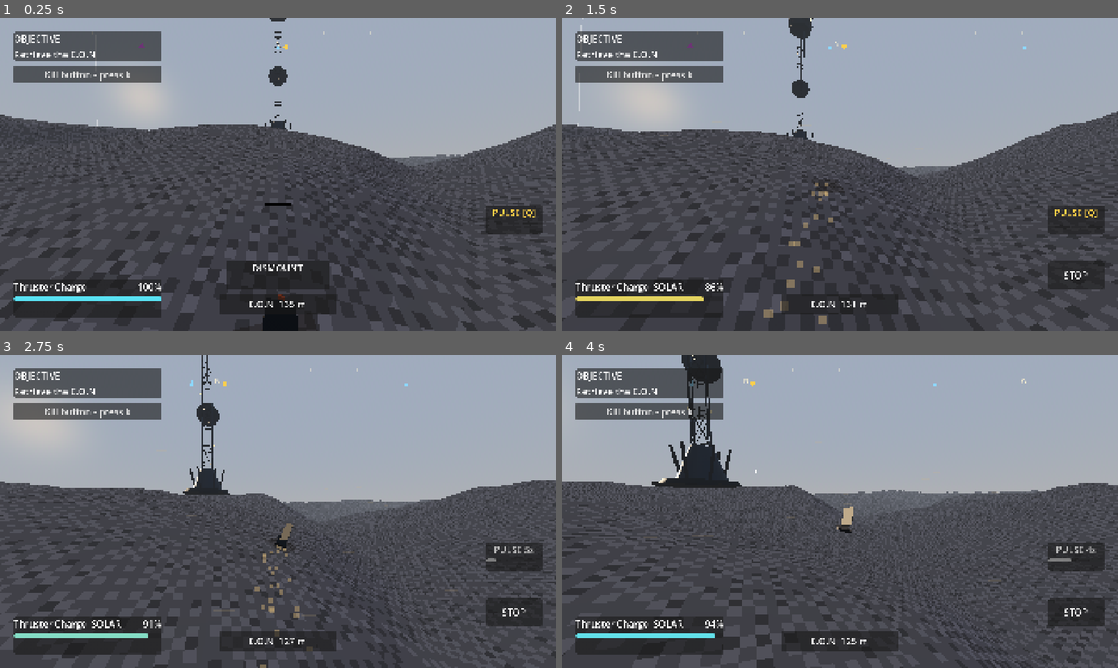
Above: before the commit, frames 1-4 (two rows, left to right).
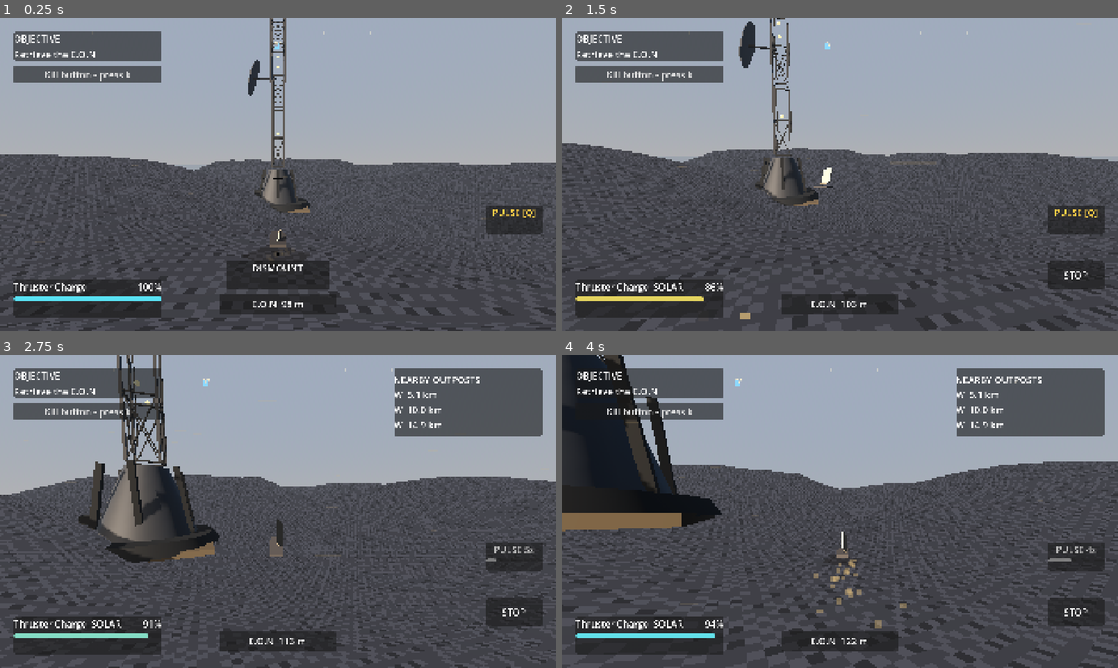
Above: after the commit, the same moments.

Repository: oleskulbru-commits/energy-glider
Game: Godot game, scene res://scenes/main.tscn
Two runs of this game, one before a commit and one after it. Both use one fixed random seed, a clock stepped at 60 frames per second and the inputs below.
Inputs (mouse positions are in pixels of both pictures, inside the frame that each line leads up to):
- Up to frame 1 (0.25 s): no input
- Up to frame 2 (1.5 s): move the mouse to (867, 174) at 0.52 s; hold Shift (boost) 0.53-1.28 s; hold W (move_forward) from 0.53 s (still down); click (867, 174) at 0.67 s; tap Space (jump) at 0.77 s; move the mouse to (812, 174) at 1.27 s; tap E (interact) at 1.35 s
- Up to frame 3 (2.75 s): keep holding W (move_forward); tap Space (jump) at 1.52 s; move the mouse to (289, 505) at 2.02 s; hold Q (radar_pulse) from 2.03 s (still down)
- Up to frame 4 (4 s): keep holding W (move_forward); move the mouse to (834, 517) at 2.77 s; release Q (radar_pulse) at 2.78 s; tap Shift (boost) at 2.85 s; click (834, 517) at 2.92 s; tap Space (jump) at 3.02, 3.77 s; move the mouse to (878, 514) at 3.52 s; hold E (interact) from 3.53 s (still down)

The runs differ from the first frame. In frame 1, 16% of the frame differs, in the area x 0-100%, y 0-100%; in frame 2, 14%; in frame 3, 20%; in frame 4, 26%.

Commit message:
Enhance outpost spawning and terrain management for improved gameplay
- Replaced ring-based outpost spawning with a westward tower count, allowing for more strategic placement of towers.
- Updated player rig positioning to ensure proper alignment with the new tower layout.
- Introduced new terrain height sampling logic to support the start peak feature, enhancing terrain realism.
- Added verification checks for outpost placement to ensure correct tower distribution and height adjustments.
- Refactored related scripts for clarity and consistency in tower spawning mechanics.

Diff:
--- a/scenes/game_world.tscn
+++ b/scenes/game_world.tscn
@@ -95,7 +95,7 @@
 script = ExtResource("8_outpost_spawner")
 terrain_manager_path = NodePath("../TerrainManager")
 outpost_spacing_m = 5000.0
-ring_count = 1
+west_tower_count = 3
 
 [node name="RippleSpawner" type="Node3D" parent="."]
 script = ExtResource("12_ripple_spawner")
@@ -105,7 +105,7 @@
 ripple_spacing_m = 1200.0
 
 [node name="PlayerRig" parent="." instance=ExtResource("3_player_rig")]
-transform = Transform3D(1, 0, 0, 0, 1, 0, 0, 0, 1, 0, 20, 0)
+transform = Transform3D(1, 0, 0, 0, 1, 0, 0, 0, 1, 40, 20, 0)
 terrain_manager_path = NodePath("../TerrainManager")
 
 [node name="Glider" parent="PlayerRig" index="0"]
--- a/scripts/player/player_rig.gd
+++ b/scripts/player/player_rig.gd
@@ -8,12 +8,16 @@
 const ON_FOOT_SPAWN_LIFT := 0.1
 const DISMOUNT_RAY_UP := 20.0
 const DISMOUNT_RAY_DOWN := 200.0
+## East of home tower so the tower sits behind when facing west (−X).
+const SPAWN_EAST_OFFSET_M := 40.0
+const SPAWN_YAW_WEST := -PI / 2.0
 
 @export var terrain_manager_path: NodePath
 
 var _glider: GliderPlayer
 var _on_foot: OnFootController
 const GliderInputScript = preload("res://scripts/input/glider_input.gd")
+const GliderPhysicsScript = preload("res://scripts/player/glider_physics.gd")
 
 var _input: GliderInputScript
 var _camera: GliderCamera
@@ -48,7 +52,37 @@
 		_on_foot.set_active(false)
 
 	_set_mounted(true, true)
-	call_deferred("_capture_spawn_pose")
+	call_deferred("_setup_west_start_pose")
+
+
+func _setup_west_start_pose() -> void:
+	if _glider == null:
+		return
+
+	var origin_x := 0.0
+	var origin_z := 0.0
+	if _terrain_manager != null:
+		origin_x = _terrain_manager.run_origin.x
+		origin_z = _terrain_manager.run_origin.y
+
+	var spawn_x := origin_x + SPAWN_EAST_OFFSET_M
+	var spawn_z := origin_z
+	var spawn_y := _glider.global_position.y
+	if _terrain_manager != null:
+		spawn_y = (
+			_terrain_manager.sample_height(spawn_x, spawn_z)
+			+ GliderPhysicsScript.BASE_HEIGHT
+			+ 0.05
+		)
+		_terrain_manager.ensure_loaded_at(Vector3(spawn_x, spawn_y, spawn_z))
+
+	_glider.teleport_to(Vector3(spawn_x, spawn_y, spawn_z), SPAWN_YAW_WEST)
+	_glider.velocity = Vector3.ZERO
+	if _camera != null:
+		_camera.reset_follow_state()
+		_camera.snap_follow_yaw(SPAWN_YAW_WEST)
+		snap_camera_now()
+	_capture_spawn_pose()
 
 
 func _capture_spawn_pose() -> void:
--- a/scripts/terrain/dune_height.gd
+++ b/scripts/terrain/dune_height.gd
@@ -27,6 +27,9 @@
 const FLAT_FIELD_END := 0.88
 const FLAT_MACRO_SUPPRESS := 0.72
 const FLAT_DETAIL_SUPPRESS := 0.15
+## Radial start peak under the home tower — gentle dome, ~500 m falloff.
+const START_PEAK_RADIUS_M := 500.0
+const START_PEAK_RISE_M := 70.0
 
 var world_seed: int = 0
 var run_origin: Vector2 = Vector2.ZERO
@@ -137,7 +140,19 @@
 	var detail := _detail_noise.get_noise_2d(world_x, world_z) * DETAIL_AMPLITUDE
 	detail *= lerpf(1.0, FLAT_DETAIL_SUPPRESS, flat_mask)
 
-	return ridge * amplitude * macro_amplitude * envelope_scale * peak_scale + detail
+	var base := ridge * amplitude * macro_amplitude * envelope_scale * peak_scale + detail
+	return base + _start_peak_rise(world_x, world_z)
+
+
+func _start_peak_rise(world_x: float, world_z: float) -> float:
+	var dist := Vector2(world_x, world_z).distance_to(run_origin)
+	if dist >= START_PEAK_RADIUS_M or START_PEAK_RADIUS_M <= 0.0:
+		return 0.0
+	var t := dist / START_PEAK_RADIUS_M
+	# Cosine dome: 1 at center, 0 at radius — lifts dunes without erasing them.
+	var dome := cos(t * PI * 0.5)
+	dome *= dome
+	return START_PEAK_RISE_M * dome
 
 
 func sample_normal(world_x: float, world_z: float, epsilon: float = 1.0) -> Vector3:
--- a/scripts/terrain/verify_terrain.gd
+++ b/scripts/terrain/verify_terrain.gd
@@ -15,12 +15,14 @@
 const MAX_CREST_DROPOFF := 7.0
 const SLOPE_SCAN_STEP := 4.0
 const PLAY_ZONE_SIZE := 512.0
-const MAX_SLOPE_DEGREES := 32.0
+const MAX_SLOPE_DEGREES := 34.0
 const SLOPE_PERCENTILE := 0.95
 const MIN_MEDIAN_SLOPE_DEGREES := 12.0
 const MAX_MEDIAN_SLOPE_DEGREES := 24.0
 const PEAK_SCAN_STEP := 12.0
 const MIN_PEAK_HEIGHT_SPREAD := 8.0
+const START_PEAK_MID_DROP_MIN := 8.0
+const START_PEAK_EDGE_DROP_MIN := 4.0
 
 
 func _init() -> void:
@@ -30,6 +32,7 @@
 	_verify_chunk_seams(sampler)
 	_verify_chunk_builder(sampler)
 	_verify_distance_tiers(sampler)
+	_verify_start_peak(sampler)
 	_verify_crest_sharpness(sampler)
 	_verify_peak_height_variation(sampler)
 	_verify_climbable_slopes(sampler)
@@ -93,6 +96,43 @@
 	var far_height: float = sampler.sample_height(6000.0, 0.0)
 	assert(absf(near_height) < 200.0)
 	assert(absf(far_height) < 200.0)
+
+
+func _verify_start_peak(sampler: RefCounted) -> void:
+	var origin: float = sampler.sample_height(0.0, 0.0)
+	var bearings: Array[Vector2] = [
+		Vector2(1.0, 0.0),
+		Vector2(-1.0, 0.0),
+		Vector2(0.0, 1.0),
+		Vector2(0.0, -1.0),
+		Vector2(0.707, 0.707),
+	]
+	for dir: Vector2 in bearings:
+		var mid: Vector2 = dir * 250.0
+		var edge: Vector2 = dir * 500.0
+		var beyond: Vector2 = dir * 650.0
+		var h_mid: float = sampler.sample_height(mid.x, mid.y)
+		var h_edge: float = sampler.sample_height(edge.x, edge.y)
+		var h_beyond: float = sampler.sample_height(beyond.x, beyond.y)
+		_fail_unless(
+			origin > h_mid + START_PEAK_MID_DROP_MIN,
+			"Start peak should stand above mid-slope (origin %.1f vs mid %.1f @ %s)" % [origin, h_mid, dir]
+		)
+		_fail_unless(
+			h_mid > h_edge + START_PEAK_EDGE_DROP_MIN,
+			"Start peak should fall off by 500 m (mid %.1f vs edge %.1f @ %s)" % [h_mid, h_edge, dir]
+		)
+		_fail_unless(
+			absf(h_beyond) < 200.0,
+			"Height beyond start peak should stay sane (%.1f)" % h_beyond
+		)
+
+
+func _fail_unless(condition: bool, message: String) -> void:
+	if condition:
+		return
+	push_error(message)
+	quit(1)
 
 
 func _verify_crest_sharpness(sampler: RefCounted) -> void:
--- a/scripts/world/outpost_spawner.gd
+++ b/scripts/world/outpost_spawner.gd
@@ -5,7 +5,8 @@
 
 @export var terrain_manager_path: NodePath
 @export var outpost_spacing_m := 5000.0
-@export var ring_count := 1
+## Towers ahead of home along −X (west). Total spawned = home + this count when include_home.
+@export var west_tower_count := 3
 @export var include_home := true
 @export var ridge_sample_radius_m := 80.0
 @export var ridge_sample_steps := 8
@@ -21,22 +22,22 @@
 	if terrain != null:
 		origin = Vector3(terrain.run_origin.x, 0.0, terrain.run_origin.y)
 
-	var planned: Array[Vector3] = []
+	var planned: Array[Dictionary] = []
 	if include_home:
-		planned.append(origin)
+		planned.append({ "pos": origin, "is_home": true })
 
-	for ring in range(1, maxi(ring_count, 1) + 1):
-		var radius := outpost_spacing_m * float(ring)
-		for i in 6:
-			var angle := float(i) / 6.0 * TAU + (0.0 if ring % 2 == 1 else TAU / 12.0)
-			planned.append(origin + MathUtil.yaw_forward(angle) * radius)
+	for i in range(1, maxi(west_tower_count, 0) + 1):
+		var west := origin + Vector3(-outpost_spacing_m * float(i), 0.0, 0.0)
+		planned.append({ "pos": west, "is_home": false })
 
-	for pos in planned:
-		_spawn_one(pos, terrain)
+	for entry in planned:
+		_spawn_one(entry.pos as Vector3, terrain, bool(entry.is_home))
 
 
-func _spawn_one(approx: Vector3, terrain: TerrainManager) -> void:
-	var placed_xz := _pick_ridge_xz(approx, terrain)
+func _spawn_one(approx: Vector3, terrain: TerrainManager, is_home: bool) -> void:
+	var placed_xz := Vector2(approx.x, approx.z)
+	if not is_home:
+		placed_xz = _pick_ridge_xz(approx, terrain)
 	var tower: UpgradeTower = UPGRADE_TOWER_SCENE.instantiate() as UpgradeTower
 	add_child(tower)
 	if terrain != null:
--- a/scripts/world/verify_outpost_spawner.gd
+++ b/scripts/world/verify_outpost_spawner.gd
@@ -43,7 +43,7 @@
 	root_node.add_child(spawner)
 	spawner.set("terrain_manager_path", spawner.get_path_to(terrain))
 	spawner.set("outpost_spacing_m", 5000.0)
-	spawner.set("ring_count", 1)
+	spawner.set("west_tower_count", 3)
 	spawner.set("include_home", true)
 	await process_frame
 	await process_frame
@@ -51,24 +51,31 @@
 
 	var spawned := 0
 	var home_found := false
-	var ring_ok := 0
+	var west_ok := 0
+	var expected_west := [5000.0, 10000.0, 15000.0]
 	for node in get_nodes_in_group("upgrade_tower"):
 		var s := node as Node3D
 		if s == null or s == tower:
 			continue
 		spawned += 1
-		var flat := Vector2(
-			s.global_position.x - terrain.run_origin.x,
-			s.global_position.z - terrain.run_origin.y
-		)
-		if flat.length() < 200.0:
+		var dx := s.global_position.x - terrain.run_origin.x
+		var dz := s.global_position.z - terrain.run_origin.y
+		if absf(dx) < 1.0 and absf(dz) < 1.0:
 			home_found = true
-		elif absf(flat.length() - 5000.0) < 300.0:
-			ring_ok += 1
+			continue
+		# West chain: −X, near expected spacing, little Z drift (ridge pick ≤ ~80 m).
+		if dx >= -100.0:
+			continue
+		if absf(dz) > 300.0:
+			continue
+		for dist in expected_west:
+			if absf(-dx - dist) < 300.0:
+				west_ok += 1
+				break
 
-	_fail_unless(home_found, "Expected a home outpost near run origin")
-	_fail_unless(spawned >= 7, "Expected home+6 outposts, got %d spawned" % spawned)
-	_fail_unless(ring_ok >= 5, "Expected ~6 ring outposts near 5 km, got %d" % ring_ok)
+	_fail_unless(home_found, "Expected home tower at run origin")
+	_fail_unless(spawned == 4, "Expected home+3 west towers, got %d spawned" % spawned)
+	_fail_unless(west_ok == 3, "Expected 3 west towers on −X at 5/10/15 km, got %d" % west_ok)
 
 	print("Outpost spawner verification passed.")
 	quit(0)
